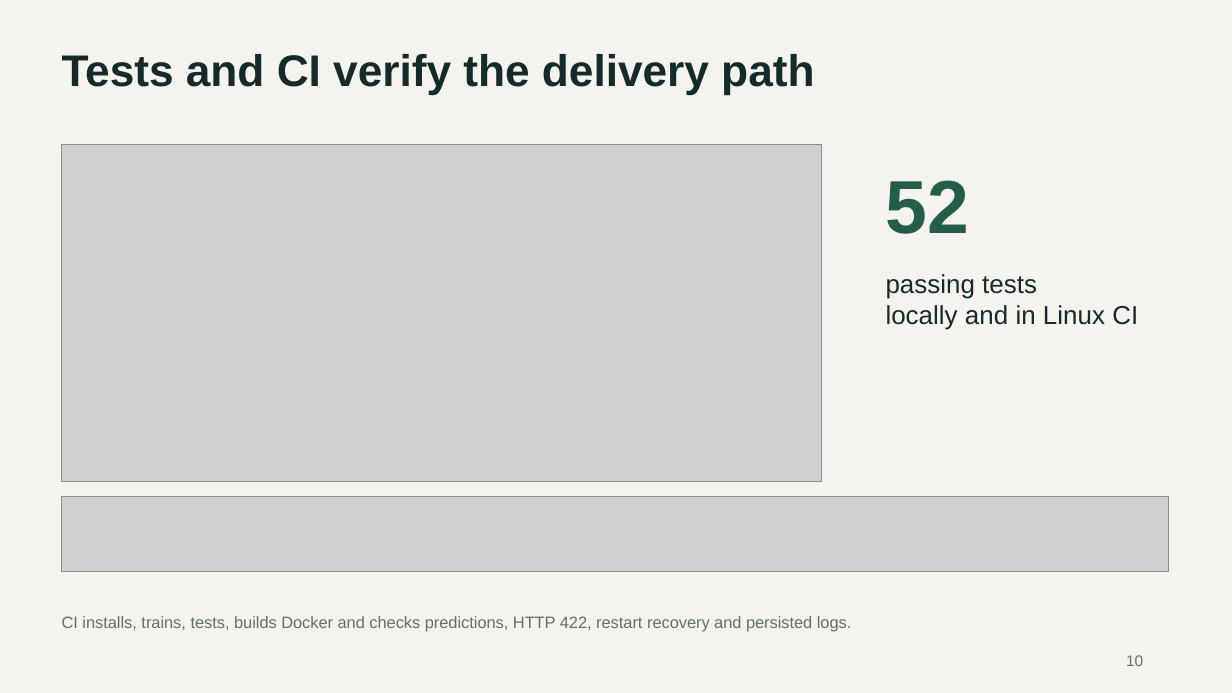
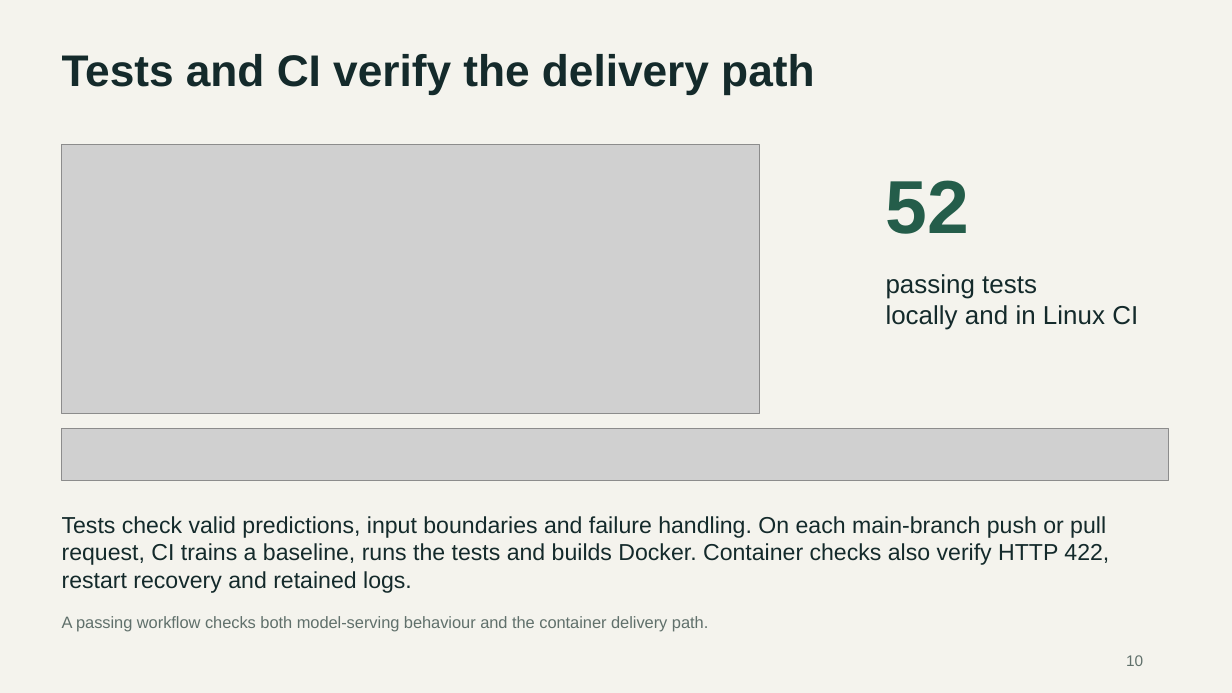
Before and after one commit to Puneet-gulia/loan-approval-mlops, a slide deck: slide 10 of docs/Loan_Approval_Presentation.pptx. Drawn at 1232x693 pixels with LibreOffice and Linux fonts; fonts in the diff are those of the drawing; grey boxes stand for pictures. Boxes give left, top, right and bottom in pixels: in the first picture for what was removed or moved away, otherwise in the second. Text is boxed around its words. In the diff, an @@ line names an element or a change of style, - is before the commit and + after.

```diff
--- a/docs/Loan_Approval_Presentation.pptx
+++ b/docs/Loan_Approval_Presentation.pptx
@@ picture: place and size @@
-picture at bbox=[62, 144, 823, 482]
+picture at bbox=[62, 144, 760, 414]
@@ picture: place and size @@
-picture at bbox=[62, 497, 1169, 572]
+picture at bbox=[62, 429, 1169, 481]
@@ text at bbox=[62, 516, 1109, 593]: text changed; size 12.8 to 18 pt; text colour #60706B to #142A2B @@
-CI installs, trains, tests, builds Docker and checks predictions, HTTP 422, restart recovery and persisted logs.
+Tests check valid predictions, input boundaries and failure handling. On each main-branch push or pull request, CI trains a baseline, runs the tests and builds Docker. Container checks also verify HTTP 422, restart recovery and retained logs.
@@ text added at bbox=[62, 616, 708, 632], 12.8 pt, text #60706B @@
+A passing workflow checks both model-serving behaviour and the container delivery path.
```
Also in this commit, not shown: 11 other slides changed, 3 other files.
